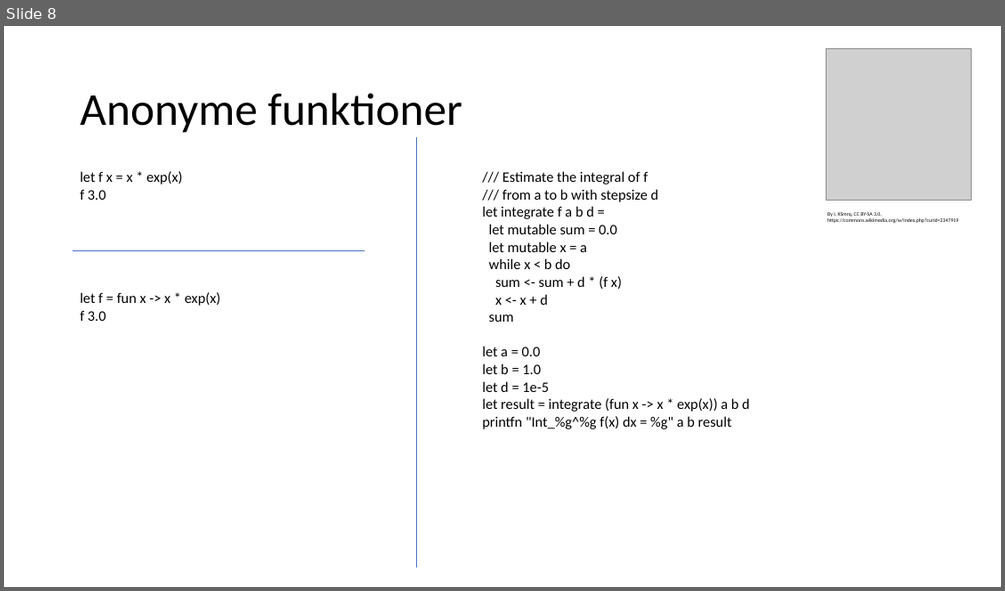
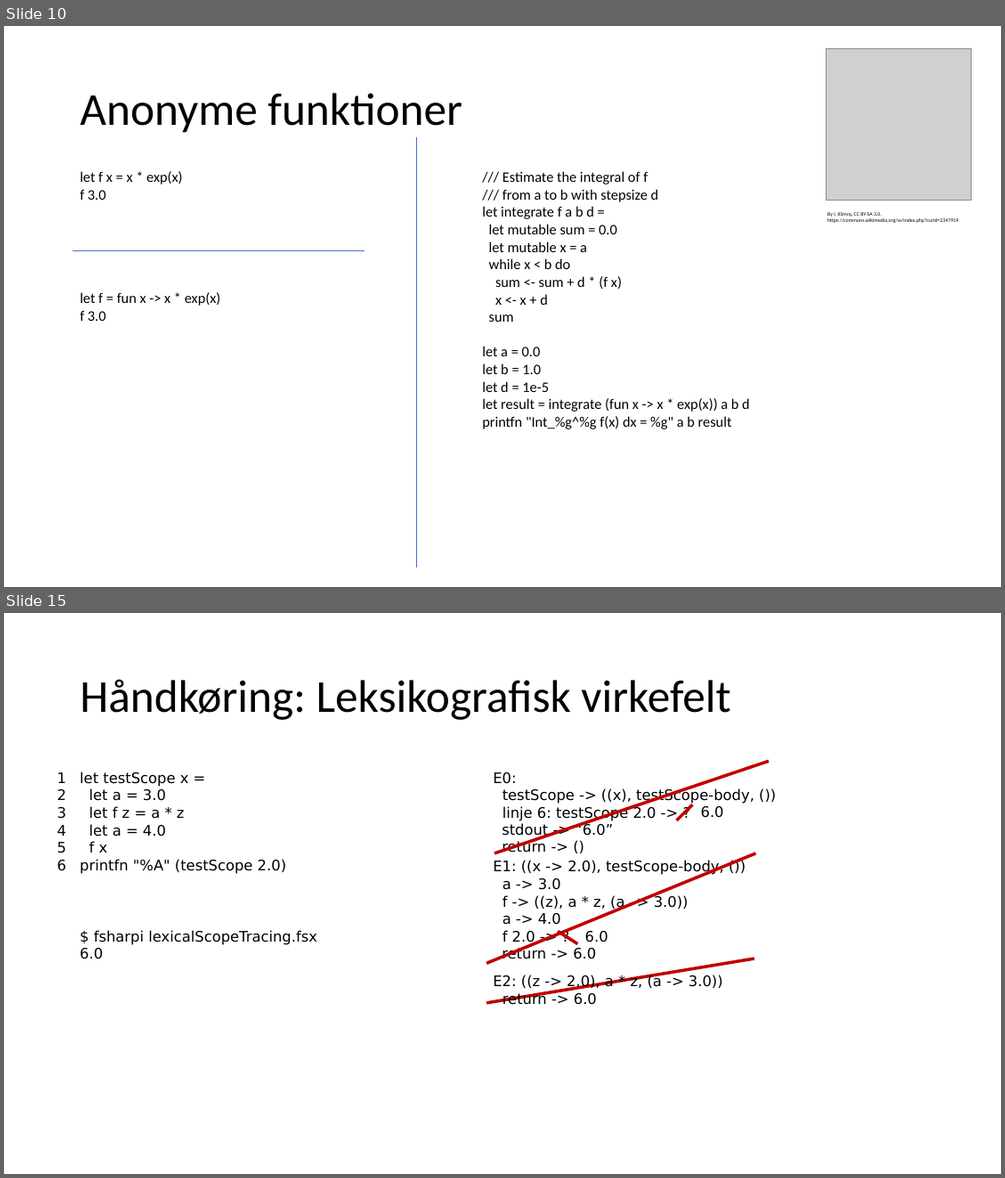
Before and after one commit to fisterloegsovs/pop22, a slide deck: lectures/4.2StackHeapRefsHigherOrderFcts/lecture.pptx. Shown one above the other, each under a label of ours: slide 8 before the commit, slides 10 and 15 after it; the slides between them are not shown. The pictures are 1005x591 and 1005x1178 pixels, drawn with LibreOffice and Linux fonts; fonts in the diff are those of the drawing; grey boxes stand for pictures. Boxes give left, top, right and bottom in pixels: in the first picture for what was removed or moved away, otherwise in the second. Text is boxed around its words. In the diff, an @@ line names an element or a change of style, - is before the commit and + after.

```diff
--- a/lectures/4.2StackHeapRefsHigherOrderFcts/lecture.pptx
+++ b/lectures/4.2StackHeapRefsHigherOrderFcts/lecture.pptx
@@ slide 15 added at [4,613,1001,1174], background #FFFFFF @@
@@ title added at [80,679,730,720], 44 pt, text #000000 @@
+Håndkøring: Leksikografisk virkefelt
@@ text added at [57,772,66,871], 14 pt, text #000000 @@
+1
+2
+3
+4
+5
+6
@@ text added at [80,771,286,874], 14 pt, text #000000 @@
+let testScope x =
+let a = 3.0
+let f z = a * z
+let a = 4.0
+f x
+printfn "%A" (testScope 2.0)
@@ text added at [493,772,754,821], 14 pt, text #000000 @@
+E0:
+testScope -> ((x), testScope-body, ())
+linje 6: testScope 2.0 -> ?
@@ line added from (494, 853) to (769, 761), #C00000 3 pt @@
@@ text added at [502,806,724,852], 14 pt, text #000000 @@
+6.0
+stdout -> “6.0”
+return -> ()
@@ line added from (677, 820) to (693, 804), #C00000 3 pt @@
@@ line added from (486, 963) to (755, 853), #C00000 3 pt @@
@@ text added at [493,860,724,945], 14 pt, text #000000 @@
+E1: ((x -> 2.0), testScope-body, ())
+a -> 3.0
+f -> ((z), a * z, (a –> 3.0))
+a -> 4.0
+f 2.0 -> ?
@@ text added at [80,930,317,959], 14 pt, text #000000 @@
+$ fsharpi lexicalScopeTracing.fsx
+6.0
@@ text added at [502,931,608,959], 14 pt, text #000000 @@
+6.0
+return -> 6.0
@@ line added from (577, 943) to (558, 931), #C00000 3 pt @@
@@ line added from (486, 1003) to (754, 958), #C00000 3 pt @@
@@ text added at [493,973,723,1005], 14 pt, text #000000 @@
+E2: ((z -> 2.0), a * z, (a -> 3.0))
+return -> 6.0
@@ what was slide 8 is now slide 10 @@
```
Also in this commit, not shown: 1 slide changed, 8 other slides added, 10 other files.
